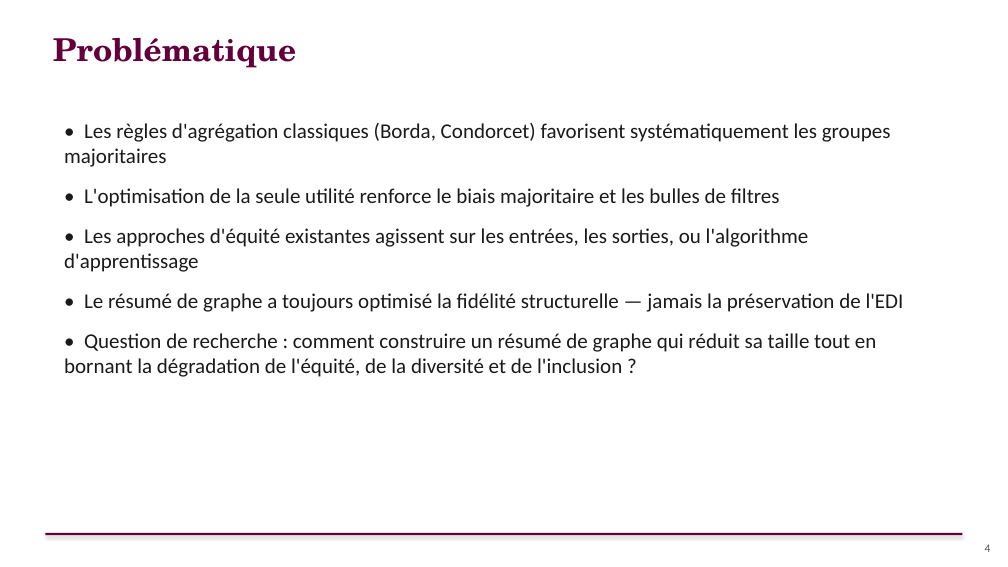
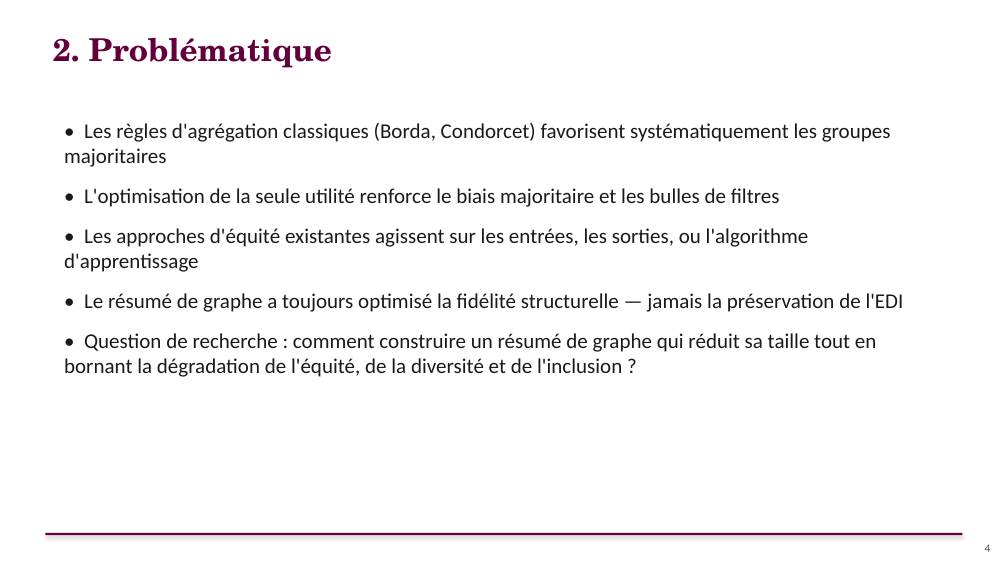
Before and after one commit to sitaacisse-boop/EDI, a slide deck: slide 4 of presentation/AURORA_Soutenance_FR.pptx. Drawn at 1008x567 pixels with LibreOffice and Linux fonts; fonts in the diff are those of the drawing. Boxes give left, top, right and bottom in pixels: in the first picture for what was removed or moved away, otherwise in the second. Text is boxed around its words. In the diff, an @@ line names an element or a change of style, - is before the commit and + after.

```diff
--- a/presentation/AURORA_Soutenance_FR.pptx
+++ b/presentation/AURORA_Soutenance_FR.pptx
@@ text at [53, 38, 332, 68]: text changed @@
-Problématique
+2. Problématique
```
Also in this commit, not shown: 8 other slides changed.
